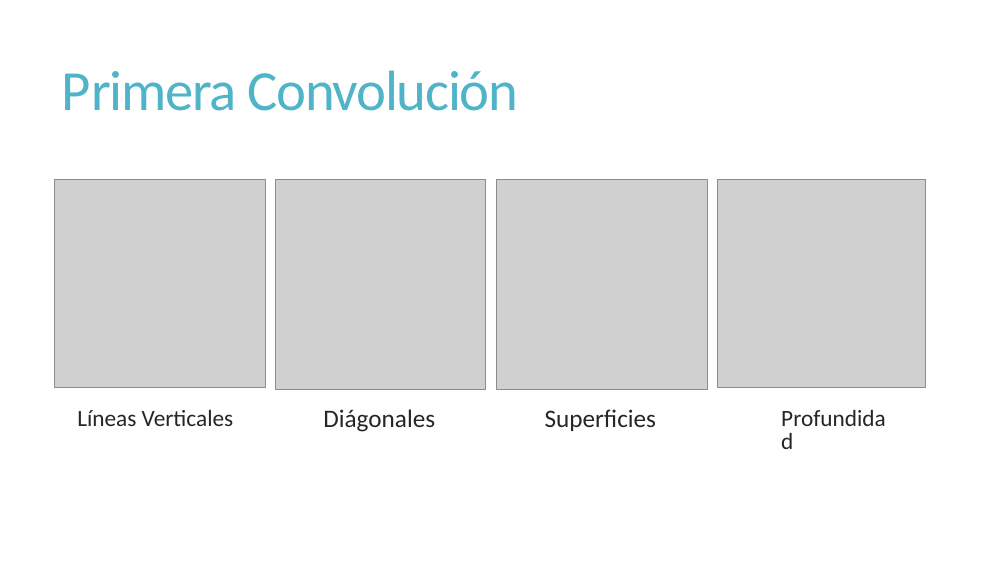
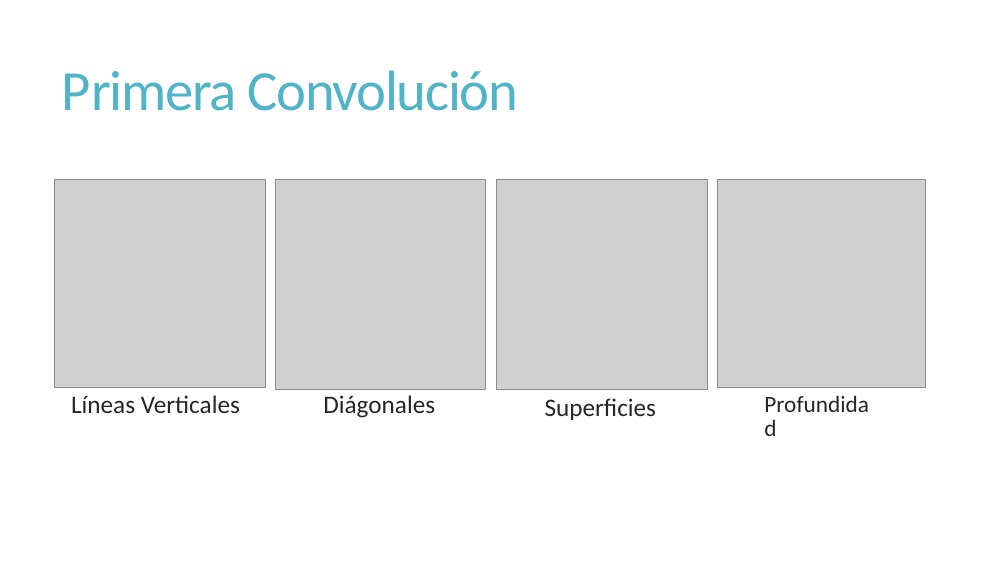
Before and after one commit to JoseGuzmanZamora/ArtClassification, a slide deck: slide 11 of ArtClassification.pptx. Drawn at 1008x567 pixels with LibreOffice and Linux fonts; fonts in the diff are those of the drawing; grey boxes stand for pictures. Boxes give left, top, right and bottom in pixels: in the first picture for what was removed or moved away, otherwise in the second. Text is boxed around its words. In the diff, an @@ line names an element or a change of style, - is before the commit and + after.

```diff
--- a/ArtClassification.pptx
+++ b/ArtClassification.pptx
@@ text "Líneas Verticales": place and size @@
-text "Líneas Verticales" at <box>77,409,234,426</box>
+text "Líneas Verticales" at <box>71,395,240,413</box>
@@ text "Líneas Verticales" at <box>71,395,240,413</box>: size 22.2 to 24 pt @@
@@ text "Diágonales": place and size @@
-text "Diágonales" at <box>323,409,435,432</box>
+text "Diágonales" at <box>323,395,435,418</box>
@@ text "Profundidad": place and size @@
-text "Profundidad" at <box>774,403,903,439</box>
+text "Profundidad" at <box>757,389,886,426</box>
@@ text "Superficies": place and size @@
-text "Superficies" at <box>545,409,656,431</box>
+text "Superficies" at <box>545,398,656,420</box>
```
Also in this commit, not shown: 13 other slides changed, 2 slides added, 1 slide removed, 19 other files.
